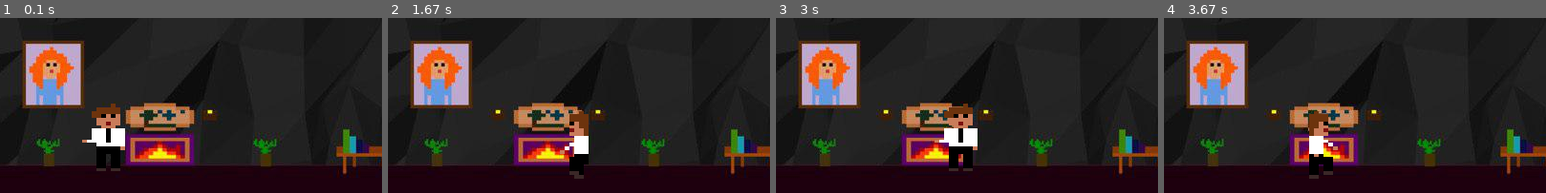
Above: before the commit, frames 1-4 (left to right).
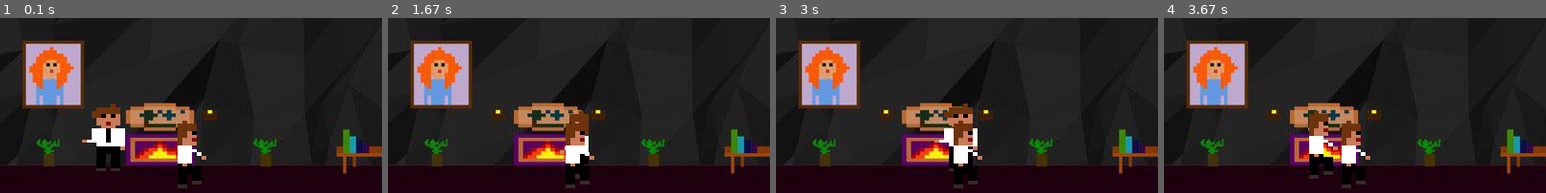
Above: after the commit, the same moments.

Repository: maksimvrs/SawGame
Game: pygame game, started from app.py
The game is run twice, just before and just after one commit, with the same random seed, the same clock (stepped at 60 frames per second) and the same inputs.
Inputs:
- Up to frame 1 (0.1 s): no input
- Up to frame 2 (1.67 s): hold Right 0.33-0.8 s; hold Right 0.83-1.3 s; hold Left from 1.33 s (still down)
- Up to frame 3 (3 s): release Left at 1.87 s; hold Left 1.9-2.3 s; hold Right 2.33-2.97 s
- Up to frame 4 (3.67 s): hold Left 3-3.47 s; hold Right from 3.5 s (still down)
The pictures show only the part of the screen within x 25-75%, y 50-100%; the shares and areas given below are measured in that part.

The runs differ from the first frame. In frame 1, 1.7% of the frame differs, in the area x 46-54%, y 58-98%; in frame 2, 1.4%; in frame 3, 1.6%; in frame 4, 1.7%.

Commit message:
add objects

Diff:
--- a/game.py
+++ b/game.py
@@ -2,8 +2,10 @@
 
 from settings import Settings
 from objects.player import Player
+from objects.item import Item
 # from text_window import TextObject
 from pygame import *
+
 
 
 WIN_WIDTH = 800  # Ширина создаваемого окна
@@ -18,12 +20,11 @@
 class Game():
 	def __init__(self):
 		self.player = Player(WIN_WIDTH / 2, 360)
-		# pygame.init()  # Инициация PyGame, обязательная строчка
-		# screen = pygame.display.set_mode(DISPLAY)  # Создаем окошко
-		# будем использовать как фон
-		bg.fill(Color(BACKGROUND_COLOR))  # Заливаем поверхность сплошным цветом
+
+		self.items = [Item(WIN_WIDTH / 2, 310)]
+
 		self.left = self.right = self.up = self.down = False
-		# self.text = TextObject(100, 100, "gg", "#004400", "arial", 12)
+
 
 	def loop(self, screen):
 		clock = pygame.time.Clock()
@@ -67,9 +68,14 @@
 				#     up = False
 
 
-			self.player.update(self.left, self.right, self.up, self.down)
+			self.player.update(self.left, self.right, self.items)
 			self.player.draw(screen)
 			# self.TextObject.drow()
+
+			for i in self.items:
+				i.update()
+				i.draw(screen)
+
 			pygame.display.update()
 
 	def quit(self):
--- /dev/null
+++ b/objects/item.py
@@ -0,0 +1,31 @@
+#!/usr/bin/env python
+# -*- coding: utf-8 -*-
+
+from pygame import *
+
+class Item(sprite.Sprite):
+
+    images = []
+
+    def __init__(self, x, y):
+        sprite.Sprite.__init__(self)
+        self.startX = x
+        self.startY = y
+
+        self.index = 0
+
+        self.images.append(transform.scale(image.load('images/1.png'), (320 // 2, 240 // 2)))
+
+        self.image = self.images[self.index]
+
+        self.rect = self.image.get_rect()
+        self.rect.center = (self.startX, self.startY)
+
+    def action(self):
+        pass
+
+    def update(self):
+        pass
+
+    def draw(self, screen):
+        screen.blit(self.image, (self.rect.x, self.rect.y))
--- a/objects/player.py
+++ b/objects/player.py
@@ -37,7 +37,12 @@
         self.rect = self.image.get_rect()
         self.rect.center = (self.startX, self.startY)
 
-    def update(self, left, right, up, down):
+    def update(self, left, right, items):
+
+        for item in items:
+            if abs(item.rect.x - self.rect.x) < 60:
+                pass
+
         if left:
             if (self.rect.x > 0):
                 self.xvel = -MOVE_SPEED  # Лево = x- n
